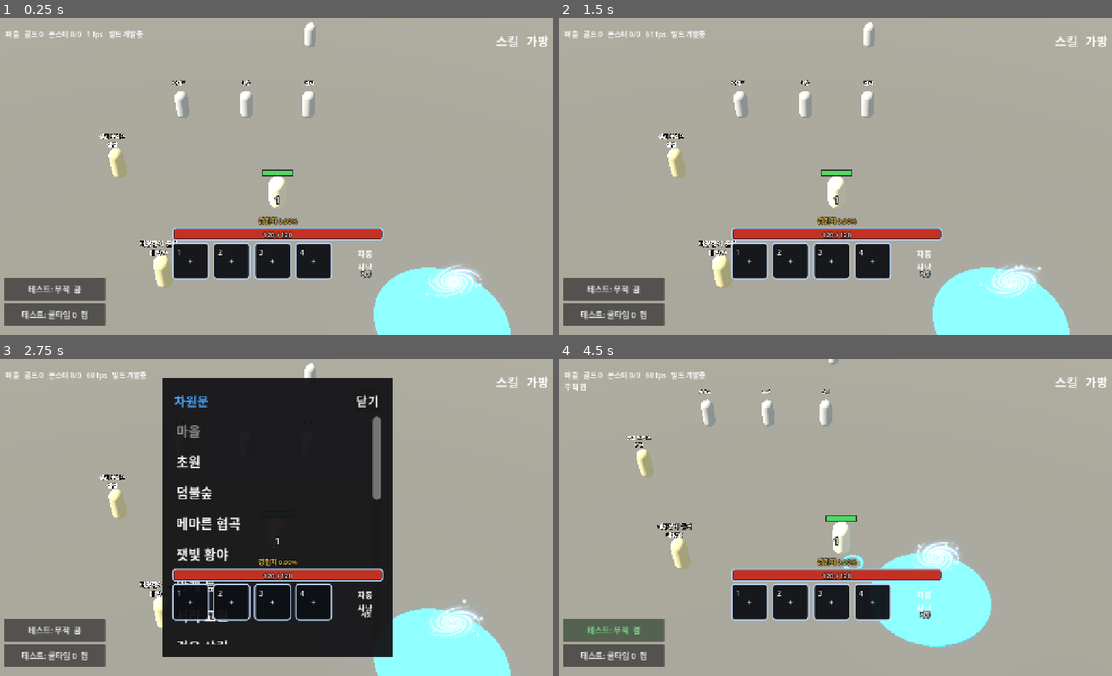
Above: before the commit, frames 1-4 (two rows, left to right).
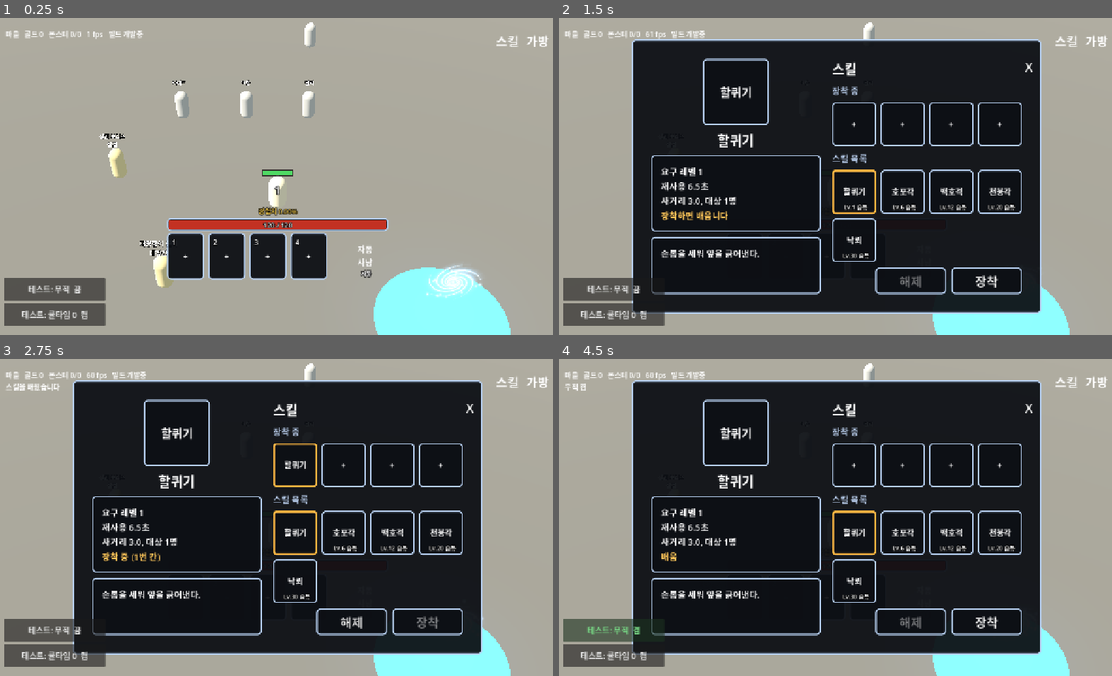
Above: after the commit, the same moments.

Repository: gogoalswo/MMORPG
Game: Godot game, scene res://main.tscn
Two runs of this game, one before a commit and one after it. Both use one fixed random seed, a clock stepped at 60 frames per second and the inputs below.
Inputs (mouse positions are in pixels of both pictures, inside the frame that each line leads up to):
- Up to frame 1 (0.25 s): no input
- Up to frame 2 (1.5 s): click (747, 262) at 0.52 s; click (984, 68) at 1.25 s, where only the run before the commit has a clickable "닫기"
- Up to frame 3 (2.75 s): click (425, 622) at 2 s, where only the run after the commit has a clickable "장착"
- Up to frame 4 (4.5 s): click (923, 400) at 2.75 s, where only the run before the commit has a clickable "닫기"; click (912, 622) at 3.5 s, where only the run after the commit has a clickable "해제"; click "테스트: 무적 끔" at 4.25 s

The runs differ from the first frame. In frame 1, 4.4% of the frame differs, in the area x 30-71%, y 52-83%; in frame 2, 61%; in frame 3, 36%; in frame 4, 63%, in the area x 12-93%, y 0-100%.

Commit message:
창 닫기를 오른쪽 위 X 로 통일하고 스킬창 칸·자동사냥 고리를 고친다
- 스킬창 장착 칸(ui_skill_slot)을 창과 같은 결로 맞췄다 — 마지막 옛 조각이었다
- 자동사냥 고리가 작아 안 보였다. 그림을 굵은 화살표로 다시 뽑고 칸을 84 → 106
- **모든 창의 닫기는 오른쪽 위 X 하나다** (`_close_button`). 가방·스킬창·NPC 창에
  얹고 아래쪽 "닫기" 글자 단추는 지웠다. 창 테두리보다 안쪽으로 들인다
- 가방 단추 글자를 끼기/벗기 → 장착/해제
- ui_test 가 닫기 X 를 검사한다 (오른쪽 위인지·창 안인지·눌러서 닫히는지)

Co-Authored-By: Claude Opus 5 <noreply@anthropic.com>
Claude-Session: https://claude.ai/code/session_01UWpuf7GaJDnraUdk3e1vXQ

Diff:
--- a/godot/game/game.gd
+++ b/godot/game/game.gd
@@ -46,6 +46,10 @@
 ## **테두리가 없다** — 받은 그림이 그렇다 (2026-09-20). 그래서 아이콘을 거의 꽉 채운다
 const MENU_BTN := 62
 const MENU_INSET := 3
+## 창 닫기 X. **모든 창이 오른쪽 위에 이것 하나를 둔다** (2026-09-20 요청)
+const CLOSE_BTN := 44
+## 창 테두리(PANEL_MARGIN 26)보다 안쪽으로 들여야 모서리 장식에 안 걸친다
+const CLOSE_PAD := 24
 ## 퀵슬롯 칸 테두리가 차지하는 두께. 받은 그림의 칸은 **머리카락처럼 얇은 선**이라
 ## 26 으로 그리면 테가 칸을 먹는다 (2026-09-20 지적). 창 칸은 26 그대로다
 const QUICK_MARGIN := 10
@@ -56,7 +60,10 @@
 const SPIN_SPEED := 1.6
 ## 자동사냥 칸의 아이콘만 더 물린다. 퀵슬롯과 같은 11 로 두면 고리가 아이콘 위를
 ## 덮어 검이 안 보였다 (2026-09-19). 고리가 얇아진 뒤로는 덜 물려도 된다 (2026-09-20)
-const AUTO_INSET := 10
+## 자동사냥 칸은 **퀵슬롯보다 크다** — 고리가 작아서 안 보인다는 지적을 받았다
+## (2026-09-20). 테가 없으니 커도 스킬 칸으로 안 보인다
+const AUTO_CELL := 106
+const AUTO_INSET := 21
 ## 퀵슬롯 줄과 자동사냥 칸 사이를 얼마나 띄우나
 const AUTO_GAP := 14
 const ICON_DIR := "res://assets/icons/"
@@ -335,6 +342,12 @@
 	_build_test_switches()
 	_build_bag_panel()
 
+	# **모든 창의 닫기는 오른쪽 위 X 하나로 통일한다** (2026-09-20 요청).
+	# 창이 다 지어진 뒤에 얹어야 자식 맨 뒤라 창 위에 그려진다
+	_close_button(_bag_panel, _toggle_bag)
+	_close_button(_skill_panel, _toggle_skills)
+	_close_button(_npc_panel, func() -> void: _npc_panel.visible = false)
+
 
 ## 레벨 배지와 경험치 — **퀵슬롯 위 묶음의 맨 윗 두 줄**이다 (2026-09-20 요청,
 ## 받은 그림대로). 배지 안에 레벨 숫자를 크게 넣고, 바로 아래에 경험치를
@@ -418,9 +431,11 @@
 ## 오른쪽 위 메뉴 단추 하나 — **테두리 없이 심볼만** 얹고 누르는 자리를 덮는다
 ## (2026-09-20 지적: 받은 그림의 메뉴는 테가 없는 선화 아이콘이다).
 ## 심볼이 없으면 글자가 대신 나온다
-func _icon_button(icon_name: String, text: String, on_press: Callable) -> PanelContainer:
+func _icon_button(
+	icon_name: String, text: String, on_press: Callable, size: int = MENU_BTN
+) -> PanelContainer:
 	var cell := PanelContainer.new()
-	cell.custom_minimum_size = Vector2(MENU_BTN, MENU_BTN)
+	cell.custom_minimum_size = Vector2(size, size)
 	cell.add_theme_stylebox_override("panel", StyleBoxEmpty.new())
 
 	var inset := MarginContainer.new()
@@ -461,12 +476,12 @@
 
 	func _draw() -> void:
 		var mid := size / 2.0
-		var radius := minf(size.x, size.y) / 2.0 - 2.0
-		# 받은 그림처럼 **얇은 선**이다 (2026-09-20 지적)
-		var color := Color(0.96, 0.89, 0.66, 0.95)
+		var radius := minf(size.x, size.y) / 2.0 - 3.0
+		# **눈에 띄어야 한다** — 2.0 으로 그었더니 안 보인다는 지적을 받았다 (2026-09-20)
+		var color := Color(0.96, 0.89, 0.66, 0.97)
 		for half in 2:
 			var from := half * PI + 0.1
-			draw_arc(mid, radius, from, from + ARC, 28, color, 2.0, true)
+			draw_arc(mid, radius, from, from + ARC, 28, color, 5.0, true)
 			var tip := from + ARC
 			var head := mid + Vector2(cos(tip), sin(tip)) * radius
 			var side := Vector2(-sin(tip), cos(tip))
@@ -474,9 +489,9 @@
 			draw_colored_polygon(
 				PackedVector2Array(
 					[
-						head + side * 5.0,
-						head + back * 4.0 + side * 0.5,
-						head + back * 0.5 - side * 4.0,
+						head + side * 11.0,
+						head + back * 9.0 + side * 1.0,
+						head + back * 1.0 - side * 9.0,
 					]
 				),
 				color
@@ -493,7 +508,7 @@
 ## │ [갑옷]            [목걸이]   │ [ ][ ][ ][ ][ ]                    │
 ## │ [투구]            [반지]     │ [ ][ ][ ][ ][ ]  ← 끌어 올림        │
 ## │ ┌ 공격력 방어력 체력 ──────┐ │ 고른 것 이름·옵션                  │
-## │ │ 치명타 치피  공속       │ │            [끼기/벗기] [닫기]      │
+## │ │ 치명타 치피  공속       │ │            [장착/해제]             │
 ## └─────────────────────────────┴────────────────────────────────────┘
 ## ```
 ##
@@ -664,8 +679,6 @@
 	side.add_child(buttons)
 	_bag_action = _make_button("-", _on_bag_action)
 	buttons.add_child(_bag_action)
-	var close := _make_button("닫기", func() -> void: _bag_panel.visible = false)
-	buttons.add_child(close)
 
 
 func _make_button(text: String, on_press: Callable) -> Button:
@@ -934,7 +947,7 @@
 		_bag_action.disabled = true
 		return
 	_bag_detail.text = _stack_label(stack)
-	_bag_action.text = "벗기" if str(_bag_pick.get("where", "")) == "equip" else "끼기"
+	_bag_action.text = "해제" if str(_bag_pick.get("where", "")) == "equip" else "장착"
 	_bag_action.disabled = false
 
 
@@ -1042,7 +1055,7 @@
 	gap.mouse_filter = Control.MOUSE_FILTER_IGNORE
 	dock.add_child(gap)
 
-	_auto_cell = _make_skill_cell(QUICK_CELL, "ui_quick_slot", _toggle_auto, QUICK_MARGIN)
+	_auto_cell = _make_skill_cell(AUTO_CELL, "ui_quick_slot", _toggle_auto, QUICK_MARGIN)
 	# **테두리를 없앤다** (2026-09-20 요청) — 같은 테를 두르면 퀵슬롯과 구분이 안 된다
 	_auto_cell.add_theme_stylebox_override("panel", StyleBoxEmpty.new())
 	var auto_icon: TextureRect = _auto_cell.find_child("icon", true, false)
@@ -1224,6 +1237,28 @@
 	return cell
 
 
+## 창 오른쪽 위 X. **모든 창이 이것 하나를 쓴다** (2026-09-20 요청 — "모든 ui 의
+## 닫기 버튼은 오른쪽 위로 통일할거야, x버튼으로 만들어").
+##
+## `PanelContainer` 는 자식을 창 전체에 깔기 때문에, 여백을 준 `MarginContainer`
+## 안에 `Control` 을 한 겹 두고 그 오른쪽 위 구석에 앵커로 붙인다 (레벨 배지와 같은 방법)
+func _close_button(panel: PanelContainer, on_press: Callable) -> void:
+	var pad := MarginContainer.new()
+	pad.mouse_filter = Control.MOUSE_FILTER_IGNORE
+	pad.add_theme_constant_override("margin_right", CLOSE_PAD)
+	pad.add_theme_constant_override("margin_top", CLOSE_PAD)
+	panel.add_child(pad)
+
+	var layer := Control.new()
+	layer.mouse_filter = Control.MOUSE_FILTER_IGNORE
+	pad.add_child(layer)
+
+	var button := _icon_button("ui_close", "X", on_press, CLOSE_BTN)
+	button.name = "close"
+	button.set_anchors_and_offsets_preset(Control.PRESET_TOP_RIGHT, Control.PRESET_MODE_MINSIZE)
+	layer.add_child(button)
+
+
 ## 고른 칸 테두리. 그림이 없으면 코드로 그린 금색 테 (안쪽은 비운다 — 아이콘이 보여야 한다)
 func _pick_box() -> StyleBox:
 	var texture := _icon("ui_slot_pick")
@@ -1361,7 +1396,6 @@
 	title.add_theme_font_size_override("font_size", 30)
 	title.size_flags_horizontal = Control.SIZE_EXPAND_FILL
 	head.add_child(title)
-	head.add_child(_make_button("닫기", _toggle_skills))
 
 	right.add_child(_caption("장착 중"))
 	var slots := HBoxContainer.new()
@@ -1724,11 +1758,6 @@
 			_list_bag(me, "등급", func(index: int) -> void:
 				_transport.send(&"npcCraft", {"index": index})
 			)
-
-	var close := Button.new()
-	close.text = "닫기"
-	close.pressed.connect(func() -> void: _npc_panel.visible = false)
-	_npc_rows.add_child(close)
 
 
 func _list_buy(me: Dictionary) -> void:
--- a/godot/tests/ui_test.gd
+++ b/godot/tests/ui_test.gd
@@ -418,7 +418,7 @@
 	await process_frame
 	if game._bag_action.disabled:
 		_fail("칸을 골랐는데 끼기 단추가 안 켜졌다")
-	if game._bag_action.text != "끼기":
+	if game._bag_action.text != "장착":
 		_fail("가방 칸을 골랐는데 단추가 '%s'" % game._bag_action.text)
 	if not game._bag_detail.text.contains("등급"):
 		_fail("상세 칸이 '%s'" % game._bag_detail.text.left(30))
@@ -447,7 +447,7 @@
 	var slot_index := slots.find("weapon")
 	game._gear_cells[slot_index].get_node("hit").pressed.emit()
 	await process_frame
-	if game._bag_action.text != "벗기":
+	if game._bag_action.text != "해제":
 		_fail("장비 칸을 골랐는데 단추가 '%s'" % game._bag_action.text)
 	game._on_bag_action()
 	for i in 3:
@@ -481,6 +481,30 @@
 	await process_frame
 	if game._bag_panel.visible:
 		_fail("다시 눌렀는데 가방이 안 닫혔다")
+
+	# 닫기는 **오른쪽 위 X** 하나다 (2026-09-20 요청 — 모든 창이 같다)
+	for panel_name in ["_bag_panel", "_skill_panel"]:
+		var panel: PanelContainer = game.get(panel_name)
+		if panel_name == "_bag_panel":
+			game._toggle_bag()
+		else:
+			game._toggle_skills()
+		await process_frame
+		var mark: Control = panel.find_child("close", true, false)
+		if mark == null:
+			_fail("%s 에 닫기 X 가 없다" % panel_name)
+			continue
+		var at: Rect2 = mark.get_global_rect()
+		var box: Rect2 = panel.get_global_rect()
+		if at.get_center().x < box.get_center().x or at.get_center().y > box.get_center().y:
+			_fail("%s 의 닫기 X 가 오른쪽 위가 아니다: %s (창 %s)" % [panel_name, at, box])
+		elif not box.encloses(at):
+			_fail("%s 의 닫기 X 가 창 밖으로 나갔다: %s" % [panel_name, at])
+		mark.find_child("hit", true, false).pressed.emit()
+		await process_frame
+		if panel.visible:
+			_fail("%s 의 X 를 눌렀는데 안 닫혔다" % panel_name)
+	print("  닫기는 창 오른쪽 위 X 하나다")
 
 ## 퀵슬롯과 스킬창 — 자리, 크기, 그림, 장착·해제·바꾸기.
 ## 창은 **왼쪽이 설명, 오른쪽이 고르기** 다 (2026-09-19 요청)
Not shown, changed: docs/features/hud.md
Not shown, changed: docs/features/inventory-equipment.md
Not shown, changed: docs/features/ui-art-style.md
Not shown, changed: public/assets/icons/ui_auto_spin.png
Not shown, added: public/assets/icons/ui_close.png
Not shown, changed: public/assets/icons/ui_skill_slot.png
Not shown, changed: scripts/build-item-icons.mjs
Not shown, changed: scripts/fetch-assets.sh
Not shown, changed: scripts/sync-godot-assets.mjs
